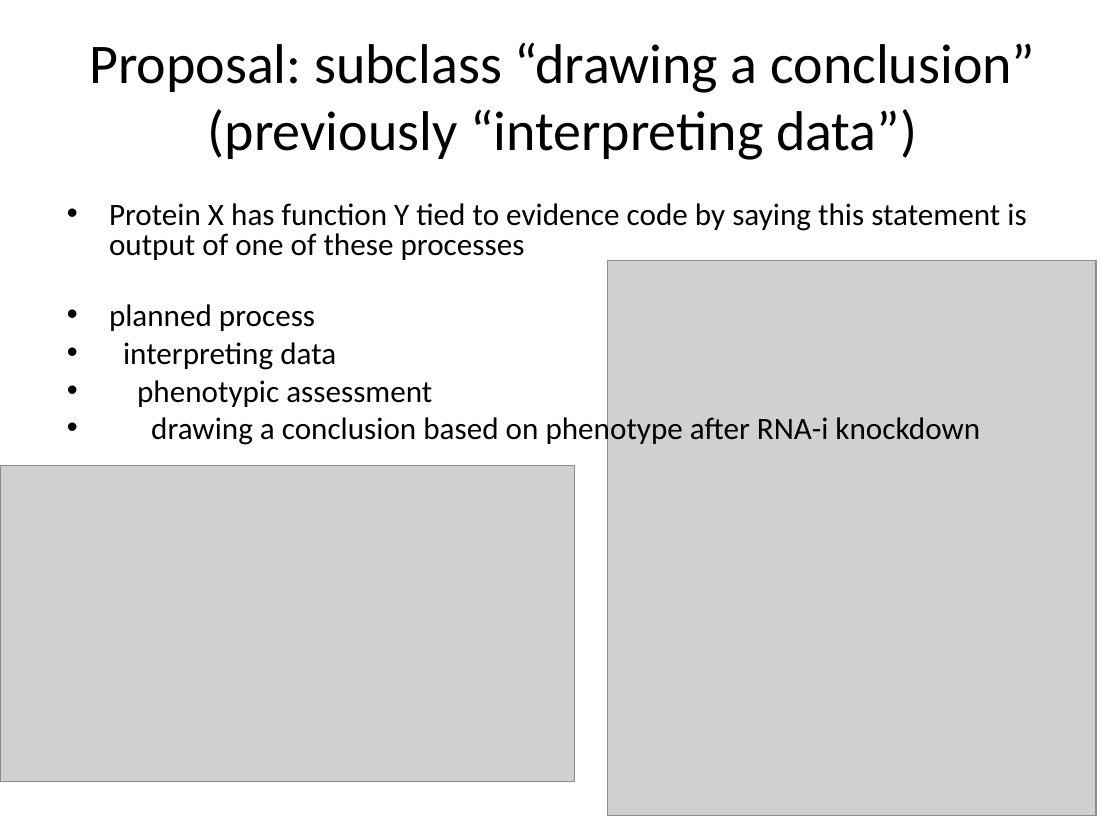
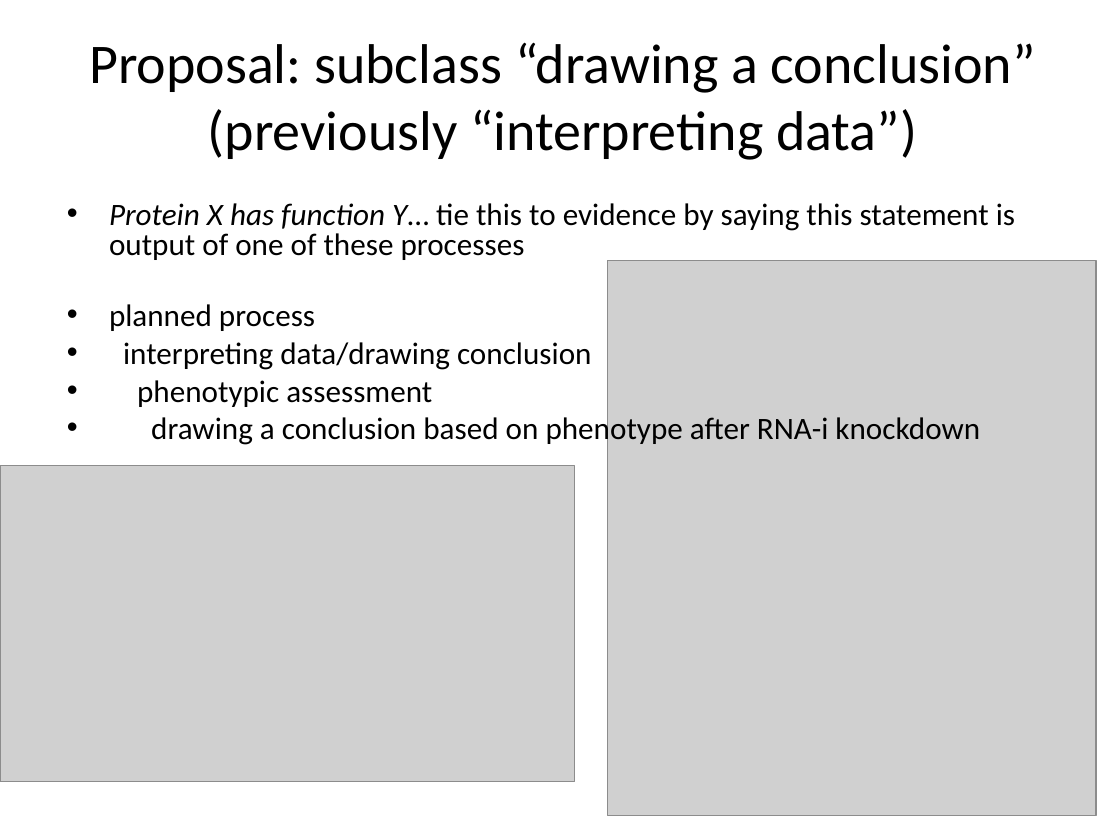
Before and after one commit to obi-ontology/obi-legacy-svn, a slide deck: slide 12 of trunk/docs/presentations/OBI workshop May 2012 Ann Arbor/ECO-OBI/OBI ECO.ppt (slide 10 before the commit). Drawn at 1120x840 pixels with LibreOffice and Linux fonts; fonts in the diff are those of the drawing; grey boxes stand for pictures. Boxes give left, top, right and bottom in pixels: in the first picture for what was removed or moved away, otherwise in the second. Text is boxed around its words. In the diff, an @@ line names an element or a change of style, - is before the commit and + after.

```diff
--- a/trunk/docs/presentations/OBI workshop May 2012 Ann Arbor/ECO-OBI/OBI ECO.ppt
+++ b/trunk/docs/presentations/OBI workshop May 2012 Ann Arbor/ECO-OBI/OBI ECO.ppt
@@ text at [109,203,1015,260]: text changed @@
-• Protein X has function Y tied to evidence code by saying this statement is output of one of these processes
+• Protein X has function Y… tie this to evidence by saying this statement is output of one of these processes
@@ text at [123,342,591,370]: text changed @@
-• interpreting data
+• interpreting data/drawing conclusion
```
Also in this commit, not shown: 3 other slides changed, 2 slides added.
